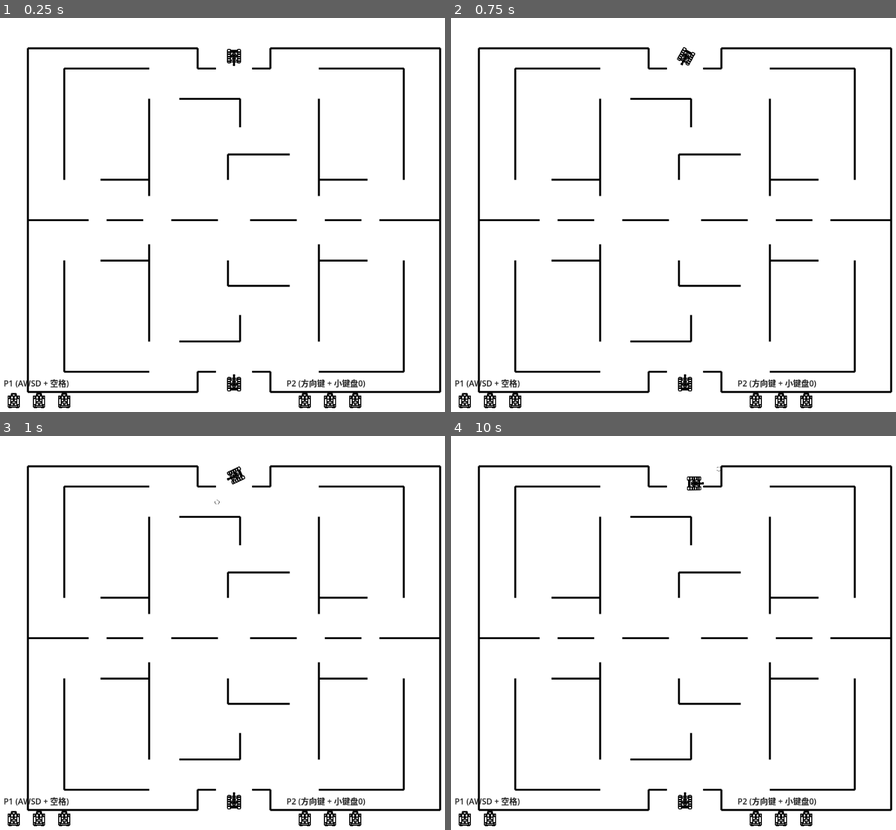
Above: before the commit, frames 1-4 (two rows, left to right).
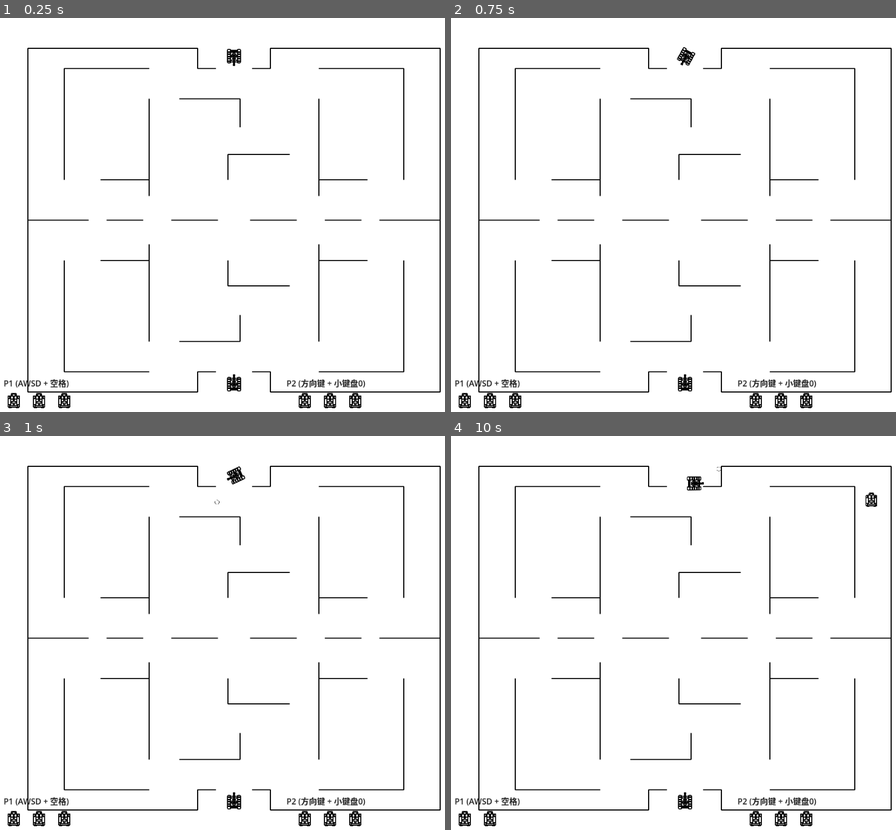
Above: after the commit, the same moments.

Repository: night-silhouette/Ybght
Game: Godot game, scene res://map.tscn
Same seed, same stepped clock (60 frames per second), same inputs: the game is played once before the commit and once after it.
Inputs (mouse positions are in pixels of both pictures, inside the frame that each line leads up to):
- Up to frame 1 (0.25 s): no input
- Up to frame 2 (0.75 s): tap Enter at 0.5, 0.6 s; move the mouse to (793, 199) at 0.52 s; hold D from 0.53 s (still down); click (793, 199) at 0.67 s
- Up to frame 3 (1 s): keep holding D; tap Space at 0.77 s
- Up to frame 4 (10 s): tap Space at 1.07, 2, 3.77, 4.07, 6.5, 6.77, 7.07, 9.77 s; release D at 1.25 s; drag from (588, 656) to (660, 719) at 1.27 s; move the mouse to (731, 550) at 2.02 s; hold D 2.03-2.75 s; tap Enter at 2.1, 3.6, 5, 5.1, 6.6, 8.1, 9.5, 9.6 s; drag from (660, 719) to (540, 577) at 2.77 s; move the mouse to (829, 699) at 3.52 s; hold A 3.53-4.25 s; drag from (540, 577) to (611, 538) at 4.27 s; move the mouse to (709, 636) at 5.02 s; hold S 5.03-5.75 s; click (709, 636) at 5.17 s; drag from (611, 538) to (588, 656) at 5.77 s; move the mouse to (793, 617) at 6.52 s; hold D 6.53-7.25 s; drag from (588, 656) to (660, 719) at 7.27 s; move the mouse to (731, 550) at 8.02 s; hold S 8.03-8.75 s; drag from (660, 719) to (540, 577) at 8.77 s; move the mouse to (829, 699) at 9.52 s; hold D from 9.53 s (still down); click (829, 699) at 9.67 s

The runs differ from the first frame. In frame 1, 3.0% of the frame differs, in the area x 5-100%, y 7-96%; in frame 2, 3.0%; in frame 3, 3.0%; in frame 4, 3.1%.

Commit message:
tank Final Twice

Diff:
--- a/map.tscn
+++ b/map.tscn
@@ -7,9 +7,7 @@
 script = ExtResource("1_map")
 map_width = 1800.0
 map_height = 1500.0
-wall_thickness = 6.0
-repair_kit_interval = null
-repair_kit_scene = null
+wall_thickness = 3.6
 
 [node name="Tank1" parent="." unique_id=1120156396 instance=ExtResource("2_tank")]
 position = Vector2(900, 150)
--- a/repair_kit.gd
+++ b/repair_kit.gd
@@ -24,8 +24,8 @@
 		body.queue_free()
 		destroy_kit()
 	elif body is Tank:
-		# 坦克不满血时穿过直接拾取回血
-		if body.has_method("take_damage") and body.current_health < body.max_health:
+		# 只有当坦克确实不满血时才触发拾取回血，满血时穿过不消耗医疗包
+		if body.current_health < body.max_health:
 			body.current_health = min(body.max_health, body.current_health + 1)
 			body.emit_signal("health_changed", body.current_health, body.max_health)
 			destroy_kit()
--- a/repair_kit.tscn
+++ b/repair_kit.tscn
@@ -7,7 +7,7 @@
 size = Vector2(56, 56)
 
 [node name="RepairKit" type="Area2D"]
-z_index = 1
+z_index = 2
 collision_layer = 1
 collision_mask = 3
 script = ExtResource("1_rkscript")
